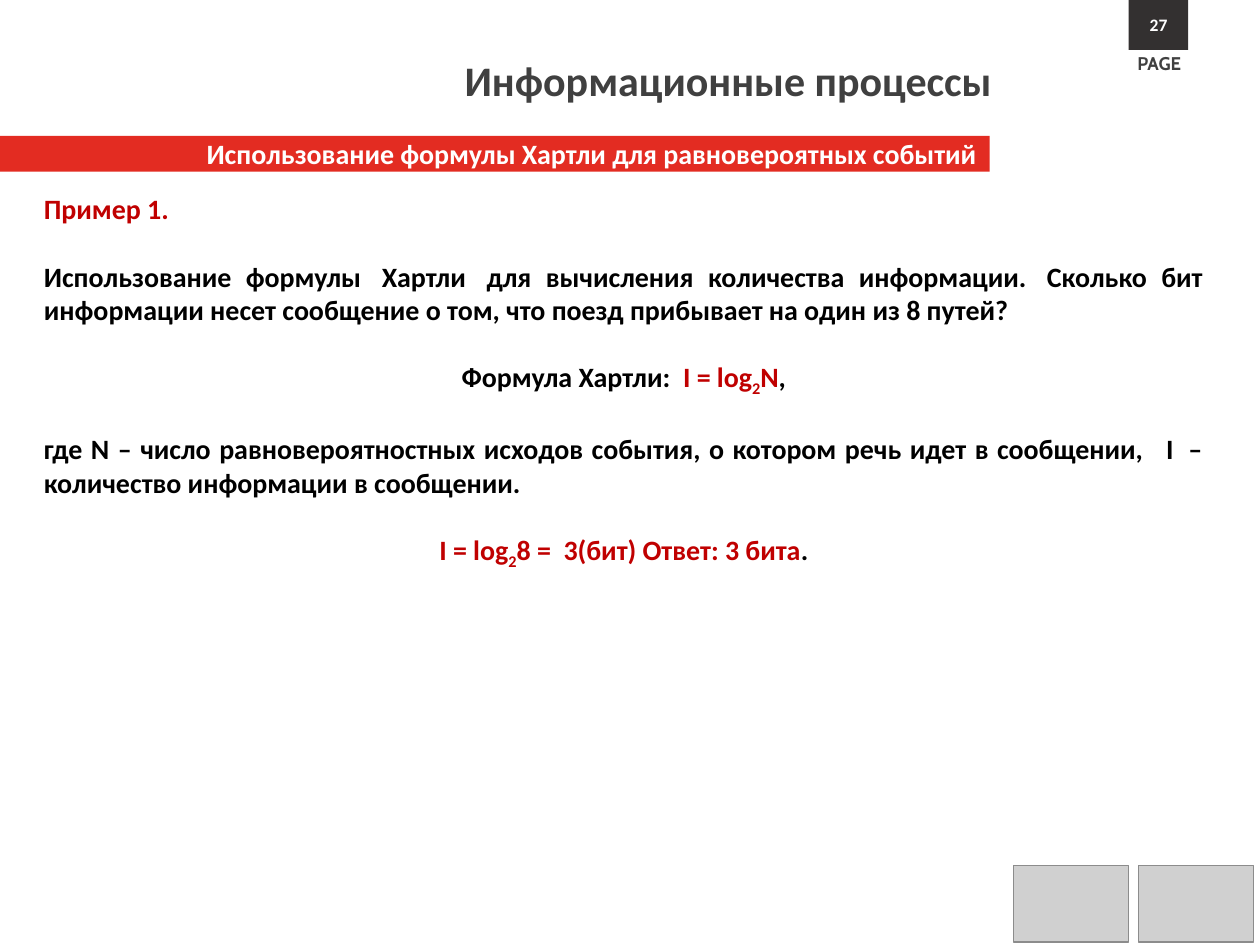
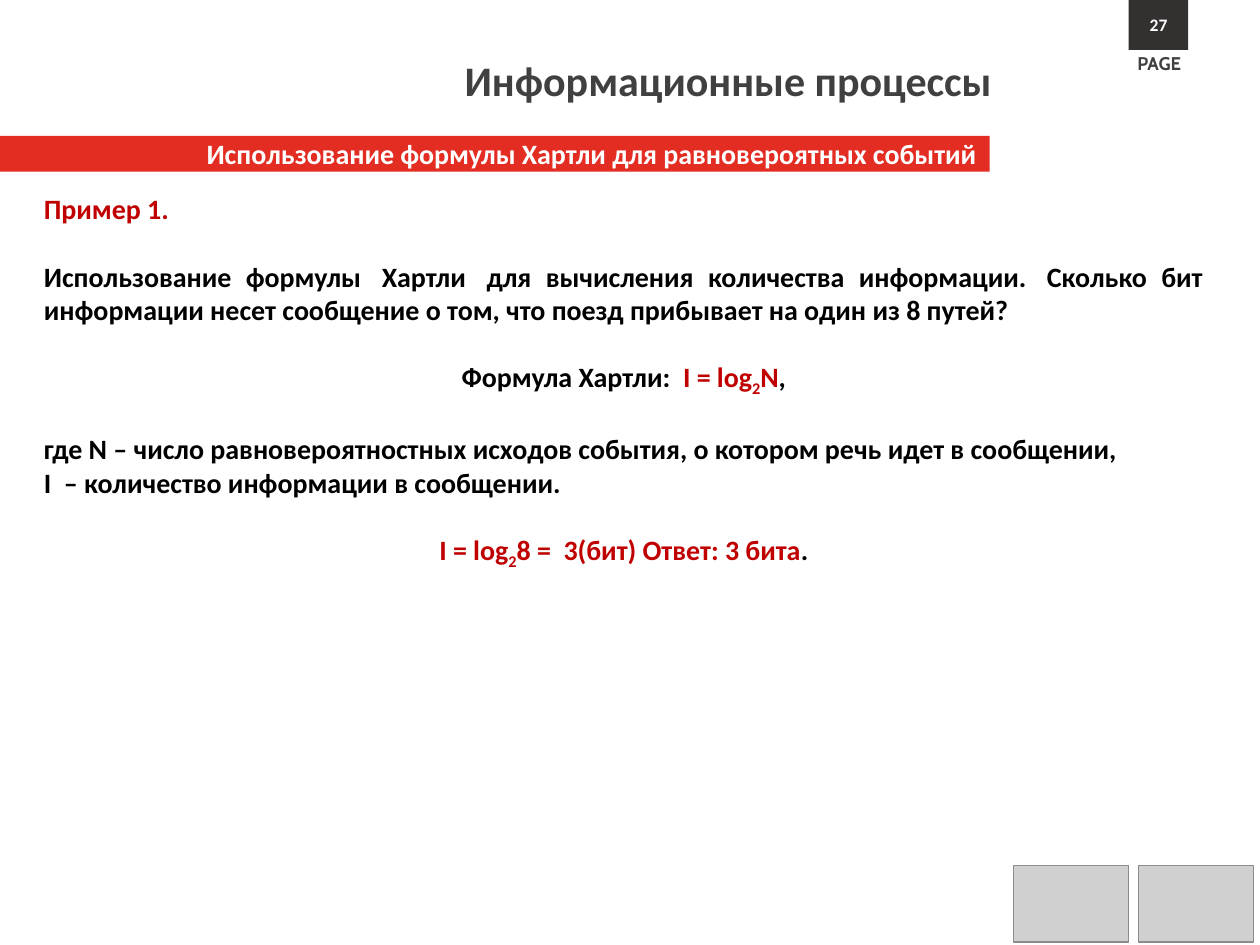
Before and after one commit to s1211001142/computer_science_course, a slide deck: slide 26 of Lectures/Л1.Информационные процессы.pptx (slide 27 before the commit). Drawn at 1260x945 pixels with LibreOffice and Linux fonts; fonts in the diff are those of the drawing; grey boxes stand for pictures; background and template pictures are left out. Boxes give left, top, right and bottom in pixels: in the first picture for what was removed or moved away, otherwise in the second. Text is boxed around its words. In the diff, an @@ line names an element or a change of style, - is before the commit and + after.

```diff
--- a/Lectures/Л1.Информационные процессы.pptx
+++ b/Lectures/Л1.Информационные процессы.pptx
@@ text at box(44, 439, 1117, 498): text changed @@
-где N – число равновероятностных исходов события, о котором речь идет в сообщении, I – количество информации в сообщении.
+где N – число равновероятностных исходов события, о котором речь идет в сообщении,
+I – количество информации в сообщении.
```
Also in this commit, not shown: 36 other slides changed, 1 slide removed.
